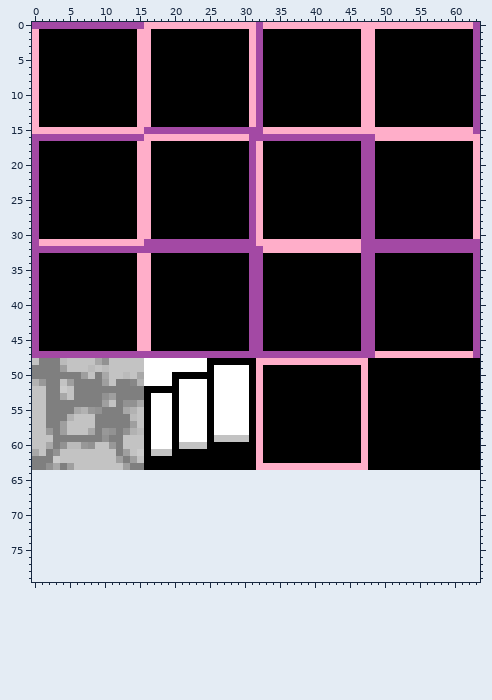
Two versions of one sprite sheet, assets/tilesets/background.png. Above: the version before the commit.
The file is 64x64 pixels. Colours within 5 levels of each other are drawn and written as one. The old version is drawn lined up with the new one, on the new canvas.
Now the later version:
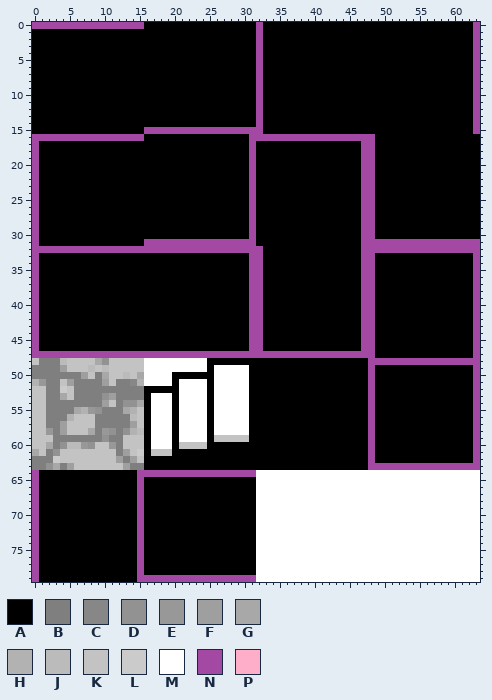
Palette (. is transparent): A #000000  B #7f7f7f  C #878787  D #929292  E #989898  F #9f9f9f  G #a8a8a8  H #b2b2b2  J #bbbbbb  K #c3c3c3  L #cbcbcb  M #ffffff  N #a349a4  P #ffaec9
Edits made:
canvas 64x64 -> 64x80
Changed rows in their new state; - is an unchanged pixel.
first column x 0:
 0 ----------------AAAAAAAAAAAAAAAA-AAAAAAAAAAAAAAAAAAAAAAAAAAAAAA-
 1 A--------------AA--------------A---------------AA---------------
 2 A--------------AA--------------A---------------AA---------------
 3 A--------------AA--------------A---------------AA---------------
 4 A--------------AA--------------A---------------AA---------------
 5 A--------------AA--------------A---------------AA---------------
 6 A--------------AA--------------A---------------AA---------------
 7 A--------------AA--------------A---------------AA---------------
 8 A--------------AA--------------A---------------AA---------------
 9 A--------------AA--------------A---------------AA---------------
10 A--------------AA--------------A---------------AA---------------
11 A--------------AA--------------A---------------AA---------------
12 A--------------AA--------------A---------------AA---------------
13 A--------------AA--------------A---------------AA---------------
14 A--------------AA--------------A---------------AA---------------
15 AAAAAAAAAAAAAAAA-----------------AAAAAAAAAAAAAAAAAAAAAAAAAAAAAA-
16 ----------------AAAAAAAAAAAAAAA------------------AAAAAAAAAAAAAAA
17 ---------------AA---------------A------------------------------A
18 ---------------AA---------------A------------------------------A
19 ---------------AA---------------A------------------------------A
20 ---------------AA---------------A------------------------------A
21 ---------------AA---------------A------------------------------A
22 ---------------AA---------------A------------------------------A
23 ---------------AA---------------A------------------------------A
24 ---------------AA---------------A------------------------------A
25 ---------------AA---------------A------------------------------A
26 ---------------AA---------------A------------------------------A
27 ---------------AA---------------A------------------------------A
28 ---------------AA---------------A------------------------------A
29 ---------------AA---------------A------------------------------A
30 ---------------AA---------------A------------------------------A
31 -AAAAAAAAAAAAAAA----------------AAAAAAAAAAAAAAA-----------------
32 ---------------------------------AAAAAAAAAAAAAA-----------------
33 ---------------AA-----------------------------------------------
34 ---------------AA-----------------------------------------------
35 ---------------AA-----------------------------------------------
36 ---------------AA-----------------------------------------------
37 ---------------AA-----------------------------------------------
38 ---------------AA-----------------------------------------------
39 ---------------AA-----------------------------------------------
40 ---------------AA-----------------------------------------------
41 ---------------AA-----------------------------------------------
42 ---------------AA-----------------------------------------------
43 ---------------AA-----------------------------------------------
44 ---------------AA-----------------------------------------------
45 ---------------AA-----------------------------------------------
46 ---------------AA-----------------------------------------------
47 -------------------------------------------------AAAAAAAAAAAAAA-
48 --------------------------------AAAAAAAAAAAAAAAANNNNNNNNNNNNNNNN
49 --------------------------------A--------------AN--------------N
50 --------------------------------A--------------AN--------------N
51 --------------------------------A--------------AN--------------N
52 --------------------------------A--------------AN--------------N
53 --------------------------------A--------------AN--------------N
54 --------------------------------A--------------AN--------------N
55 --------------------------------A--------------AN--------------N
56 --------------------------------A--------------AN--------------N
57 --------------------------------A--------------AN--------------N
58 --------------------------------A--------------AN--------------N
59 --------------------------------A--------------AN--------------N
60 --------------------------------A--------------AN--------------N
61 --------------------------------A--------------AN--------------N
62 --------------------------------A--------------AN--------------N
63 --------------------------------AAAAAAAAAAAAAAAANNNNNNNNNNNNNNNN
64 NAAAAAAAAAAAAAANNNNNNNNNNNNNNNNNMMMMMMMMMMMMMMMMMMMMMMMMMMMMMMMM
65 NAAAAAAAAAAAAAANAAAAAAAAAAAAAAAAMMMMMMMMMMMMMMMMMMMMMMMMMMMMMMMM
66 NAAAAAAAAAAAAAANAAAAAAAAAAAAAAAAMMMMMMMMMMMMMMMMMMMMMMMMMMMMMMMM
67 NAAAAAAAAAAAAAANAAAAAAAAAAAAAAAAMMMMMMMMMMMMMMMMMMMMMMMMMMMMMMMM
68 NAAAAAAAAAAAAAANAAAAAAAAAAAAAAAAMMMMMMMMMMMMMMMMMMMMMMMMMMMMMMMM
69 NAAAAAAAAAAAAAANAAAAAAAAAAAAAAAAMMMMMMMMMMMMMMMMMMMMMMMMMMMMMMMM
70 NAAAAAAAAAAAAAANAAAAAAAAAAAAAAAAMMMMMMMMMMMMMMMMMMMMMMMMMMMMMMMM
71 NAAAAAAAAAAAAAANAAAAAAAAAAAAAAAAMMMMMMMMMMMMMMMMMMMMMMMMMMMMMMMM
72 NAAAAAAAAAAAAAANAAAAAAAAAAAAAAAAMMMMMMMMMMMMMMMMMMMMMMMMMMMMMMMM
73 NAAAAAAAAAAAAAANAAAAAAAAAAAAAAAAMMMMMMMMMMMMMMMMMMMMMMMMMMMMMMMM
74 NAAAAAAAAAAAAAANAAAAAAAAAAAAAAAAMMMMMMMMMMMMMMMMMMMMMMMMMMMMMMMM
75 NAAAAAAAAAAAAAANAAAAAAAAAAAAAAAAMMMMMMMMMMMMMMMMMMMMMMMMMMMMMMMM
76 NAAAAAAAAAAAAAANAAAAAAAAAAAAAAAAMMMMMMMMMMMMMMMMMMMMMMMMMMMMMMMM
77 NAAAAAAAAAAAAAANAAAAAAAAAAAAAAAAMMMMMMMMMMMMMMMMMMMMMMMMMMMMMMMM
78 NAAAAAAAAAAAAAANAAAAAAAAAAAAAAAAMMMMMMMMMMMMMMMMMMMMMMMMMMMMMMMM
79 NAAAAAAAAAAAAAANNNNNNNNNNNNNNNNNMMMMMMMMMMMMMMMMMMMMMMMMMMMMMMMM
Changed places in both pictures, as pixel boxes (x1, y1, x2, y2):
changed: (32, 22, 480, 351)
changed: (32, 351, 480, 582)
